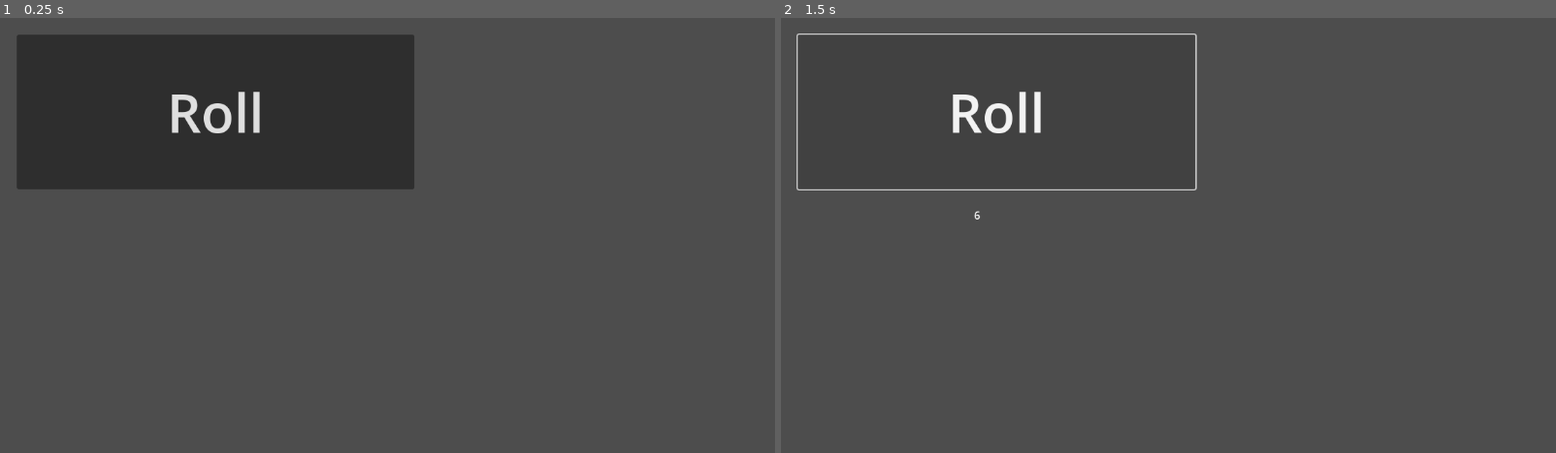
Above: before the commit, frames 1-2 (left to right).
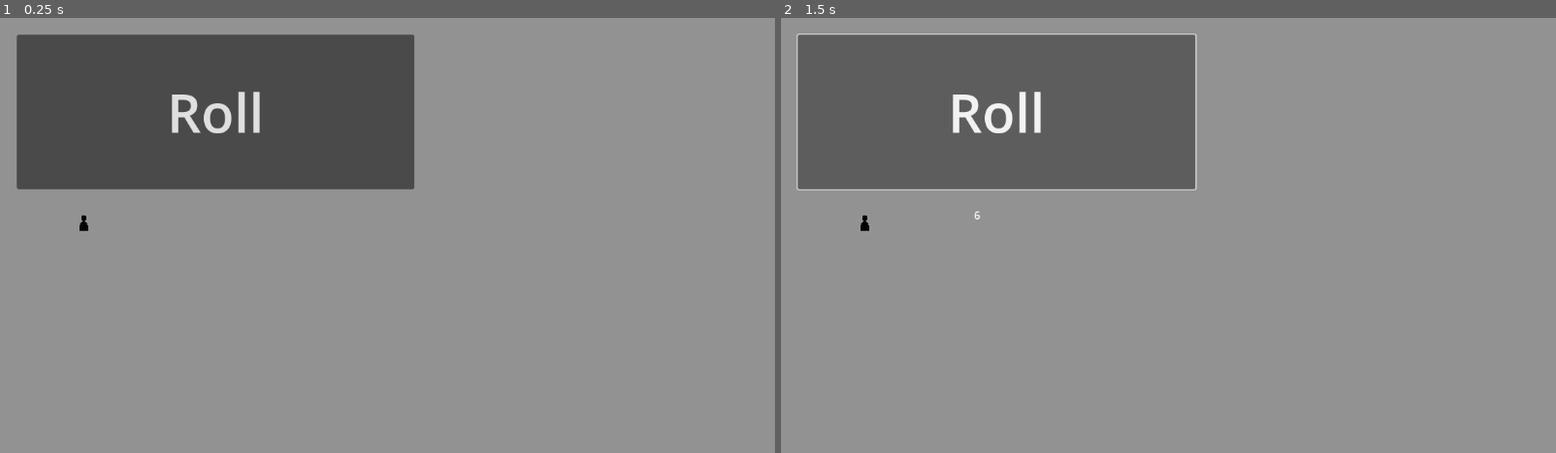
Above: after the commit, the same moments.

Repository: BobWizardLad/Dice-Temple
Game: Godot game, scene res://combat_main.tscn
Two runs of this game, one before a commit and one after it. Both use one fixed random seed, a clock stepped at 60 frames per second and the inputs below.
Inputs:
- Up to frame 1 (0.25 s): no input
- Up to frame 2 (1.5 s): click "Roll" at 0.5 s; click "Roll" at 1.25 s

The runs differ from the first frame. In frame 1, 99% of the frame differs, in the area x 0-100%, y 0-100%; in frame 2, 99%.

Commit message:
🍱Unit Silhouette
Added and integrated a default unit silhouette for early builds.

Diff:
--- a/Dice-Temple/combat_main.tscn
+++ b/Dice-Temple/combat_main.tscn
@@ -1,7 +1,19 @@
-[gd_scene load_steps=3 format=3 uid="uid://dgfnu7365whg1"]
+[gd_scene load_steps=5 format=3 uid="uid://dgfnu7365whg1"]
 
 [ext_resource type="Script" path="res://combat_main.gd" id="1_b7gf2"]
 [ext_resource type="Script" path="res://DiceService.gd" id="1_opug8"]
+[ext_resource type="Texture2D" uid="uid://b6468kpnhoiis" path="res://unit_silhouette.png" id="3_slgc8"]
+
+[sub_resource type="SpriteFrames" id="SpriteFrames_vgedg"]
+animations = [{
+"frames": [{
+"duration": 1.0,
+"texture": ExtResource("3_slgc8")
+}],
+"loop": true,
+"name": &"default",
+"speed": 5.0
+}]
 
 [node name="CombatMain" type="Node2D"]
 script = ExtResource("1_b7gf2")
@@ -25,4 +37,13 @@
 offset_right = 357.0
 offset_bottom = 351.0
 
+[node name="UnitService" type="Node2D" parent="."]
+
+[node name="Player" type="Node2D" parent="UnitService"]
+position = Vector2(125, 305)
+metadata/_edit_group_ = true
+
+[node name="AnimatedSprite2D" type="AnimatedSprite2D" parent="UnitService/Player"]
+sprite_frames = SubResource("SpriteFrames_vgedg")
+
 [connection signal="button_down" from="UI/Button" to="." method="_on_button_button_down"]
--- a/Dice-Temple/project.godot
+++ b/Dice-Temple/project.godot
@@ -21,5 +21,7 @@
 
 [rendering]
 
+textures/canvas_textures/default_texture_filter=0
 renderer/rendering_method="gl_compatibility"
 renderer/rendering_method.mobile="gl_compatibility"
+environment/defaults/default_clear_color=Color(0.572549, 0.572549, 0.572549, 1)
Binary file added: Dice-Temple/unit_silhouette.png
Not shown, added: Dice-Temple/unit_silhouette.png.import
